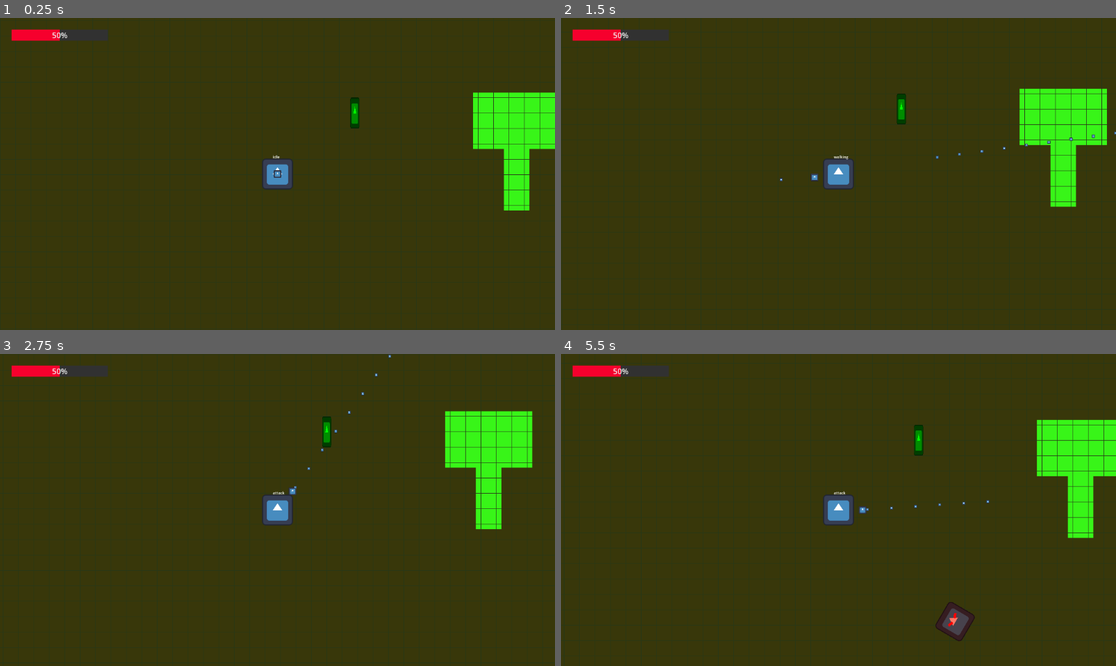
Above: before the commit, frames 1-4 (two rows, left to right).
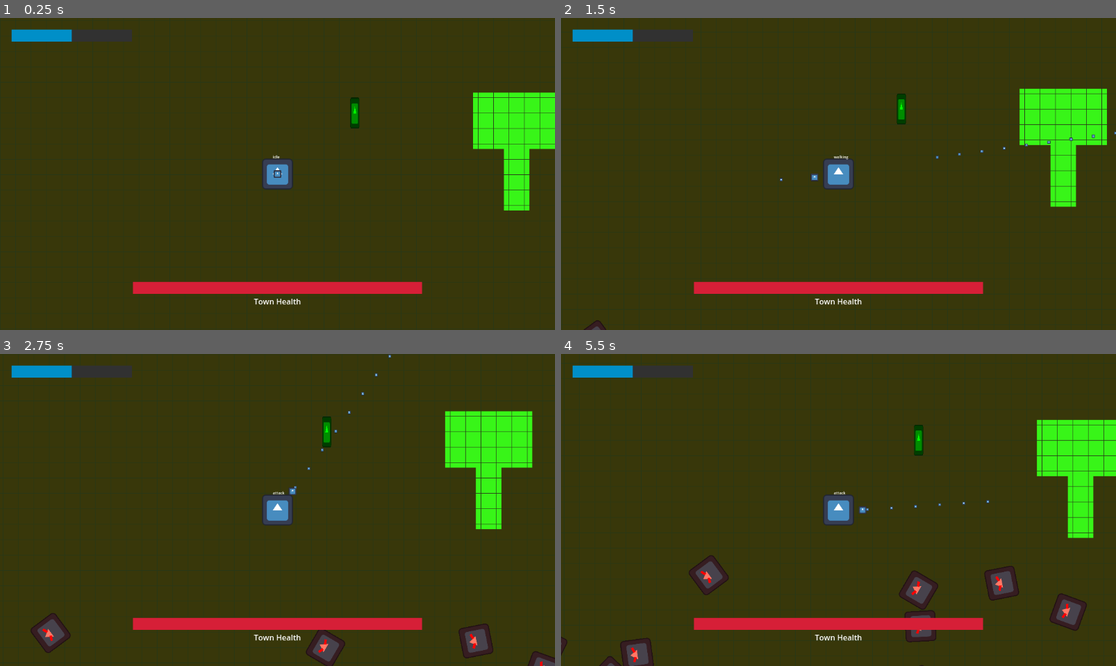
Above: after the commit, the same moments.

Repository: dnbroo/gameJAM
Game: Godot game, scene res://modules/levels/town/town.tscn
The game is run twice, just before and just after one commit, with the same random seed, the same clock (stepped at 60 frames per second) and the same inputs. The engine's default icon, where the game draws it, is replaced by a stand-in: a white triangle on a blue panel in a dark square.
Inputs (mouse positions are in pixels of both pictures, inside the frame that each line leads up to):
- Up to frame 1 (0.25 s): no input
- Up to frame 2 (1.5 s): tap Enter at 0.5 s; move the mouse to (960, 158) at 0.52 s; press the mouse at (960, 158) at 0.53 s; hold D (move_right) 0.53-1.28 s; move the mouse to (727, 189) at 1.27 s; release the mouse at (727, 189) at 1.28 s; hold S (move_down) from 1.28 s (still down); click (727, 189) at 1.35 s
- Up to frame 3 (2.75 s): move the mouse to (333, 441) at 2.02 s; release S (move_down) at 2.03 s; press the mouse at (333, 441) at 2.03 s; hold D (move_right) from 2.03 s (still down)
- Up to frame 4 (5.5 s): move the mouse to (810, 572) at 2.77 s; release D (move_right) at 2.78 s; release the mouse at (810, 572) at 2.78 s; hold W (move_up) 2.78-3.53 s; click (810, 572) at 2.85 s; move the mouse to (1005, 556) at 3.52 s; press the mouse at (1005, 556) at 3.53 s; hold A (move_left) 3.53-5.03 s; move the mouse to (672, 463) at 4.27 s; release the mouse at (672, 463) at 4.28 s; click (672, 463) at 4.35 s; move the mouse to (866, 510) at 5.02 s; press the mouse at (866, 510) at 5.03 s; hold S (move_down) from 5.03 s (still down)

The runs differ from the first frame. In frame 1, 2.8% of the frame differs, in the area x 2-77%, y 3-92%; in frame 2, 2.9%; in frame 3, 4.6%; in frame 4, 6.1%, in the area x 0-95%, y 3-100%.

Commit message:
added health and movement
enemies now move towards tower. enemies now have health and die. tower has health and dies.

Diff:
--- a/character.tscn
+++ b/character.tscn
@@ -55,14 +55,11 @@
 script = ExtResource("6_mlfs1")
 state_machine = NodePath("../StateMachine")
 
-[node name="aim_node" type="Node2D" parent="." node_paths=PackedStringArray("aim_sprite", "ray_aimcast")]
+[node name="aim_node" type="Node2D" parent="." node_paths=PackedStringArray("aim_sprite")]
 script = ExtResource("8_6s4h5")
 aim_sprite = NodePath("aim_Sprite")
-ray_aimcast = NodePath("../aim_cast")
 
 [node name="aim_Sprite" type="Sprite2D" parent="aim_node"]
 position = Vector2(100, 0)
 scale = Vector2(0.25, 0.25)
 texture = ExtResource("3_pne4i")
-
-[node name="aim_cast" type="RayCast2D" parent="."]
--- a/modules/UI/in_game_ui.tscn
+++ b/modules/UI/in_game_ui.tscn
@@ -1,10 +1,19 @@
-[gd_scene load_steps=3 format=3 uid="uid://8sjxnkq3anit"]
+[gd_scene load_steps=7 format=3 uid="uid://8sjxnkq3anit"]
+
+[ext_resource type="Script" path="res://modules/UI/town_health_bar.gd" id="1_15bh7"]
+[ext_resource type="Resource" uid="uid://ba4tc1n6p0jwg" path="res://modules/levels/level scripts/town_health.tres" id="2_a7hie"]
 
 [sub_resource type="StyleBoxFlat" id="StyleBoxFlat_1a18e"]
 bg_color = Color(0.192157, 0.192157, 0.192157, 1)
 
 [sub_resource type="StyleBoxFlat" id="StyleBoxFlat_yxydy"]
-bg_color = Color(0.964706, 0, 0.176471, 1)
+bg_color = Color(0, 0.560784, 0.784314, 1)
+
+[sub_resource type="StyleBoxFlat" id="StyleBoxFlat_ochvn"]
+bg_color = Color(0.2, 0.2, 0.2, 1)
+
+[sub_resource type="StyleBoxFlat" id="StyleBoxFlat_jh5df"]
+bg_color = Color(0.839216, 0.121569, 0.215686, 1)
 
 [node name="CanvasLayer" type="CanvasLayer"]
 
@@ -36,13 +45,14 @@
 layout_mode = 2
 
 [node name="ProgressBar" type="ProgressBar" parent="open/open/open/top content"]
-custom_minimum_size = Vector2(200, 0)
+custom_minimum_size = Vector2(250, 25)
 layout_mode = 2
 theme_override_styles/background = SubResource("StyleBoxFlat_1a18e")
 theme_override_styles/fill = SubResource("StyleBoxFlat_yxydy")
 max_value = 10.0
 step = 1.0
 value = 5.0
+show_percentage = false
 
 [node name="middle content" type="HBoxContainer" parent="open/open/open"]
 layout_mode = 2
@@ -51,6 +61,27 @@
 [node name="bottom content" type="HBoxContainer" parent="open/open/open"]
 custom_minimum_size = Vector2(0, 100)
 layout_mode = 2
+alignment = 1
+
+[node name="VBoxContainer" type="VBoxContainer" parent="open/open/open/bottom content"]
+layout_mode = 2
+alignment = 1
+
+[node name="ProgressBar" type="ProgressBar" parent="open/open/open/bottom content/VBoxContainer"]
+custom_minimum_size = Vector2(600, 25)
+layout_mode = 2
+theme_override_styles/background = SubResource("StyleBoxFlat_ochvn")
+theme_override_styles/fill = SubResource("StyleBoxFlat_jh5df")
+step = 1.0
+value = 50.0
+show_percentage = false
+script = ExtResource("1_15bh7")
+town_health = ExtResource("2_a7hie")
+
+[node name="Town Health" type="Label" parent="open/open/open/bottom content/VBoxContainer"]
+layout_mode = 2
+text = "Town Health"
+horizontal_alignment = 1
 
 [node name="ignore2" type="VBoxContainer" parent="open/open"]
 custom_minimum_size = Vector2(20, 0)
--- /dev/null
+++ b/modules/UI/town_health_bar.gd
@@ -0,0 +1,15 @@
+extends ProgressBar
+
+@export var town_health : Resource
+
+# Called when the node enters the scene tree for the first time.
+func _ready():
+	max_value = town_health.max_health
+	value = town_health.current_health
+	pass # Replace with function body.
+
+
+# Called every frame. 'delta' is the elapsed time since the previous frame.
+func _process(delta):
+	value = town_health.current_health
+	pass
--- a/modules/character/aim_node.gd
+++ b/modules/character/aim_node.gd
@@ -1,7 +1,6 @@
 extends Node2D
 
 @export var aim_sprite : Sprite2D
-@export var ray_aimcast : RayCast2D
 
 var direction_to_cursor : Vector2
 var screen_size : Vector2
@@ -21,8 +20,6 @@
 	mouse_position = get_global_mouse_position()
 	direction_to_cursor = global_position.direction_to(mouse_position)
 
-	ray_aimcast.target_position = mouse_position
-
 	aim_sprite.position = direction_to_cursor * 100
 	pass
 
--- a/modules/enemies/base_scripts/enemy_attack_sm.gd
+++ b/modules/enemies/base_scripts/enemy_attack_sm.gd
@@ -1,18 +1,41 @@
-extends RigidBody2D
+extends CharacterBody2D
 
 @export var health_node : enemy_health_node
+@export var max_speed : float
+@export var health_sprite : Polygon2D
+
+var has_health : bool
+
+func _ready():
+	pass
 
 func _physics_process(delta):
+	if GlobalReferences.center_tower != null:
+		#if enemy has health piece, move away from tower
+		if not has_health:
+			health_sprite.visible = false
+			velocity.x = move_toward(-global_position.x, GlobalReferences.center_tower.global_position.x, 1 * delta)
+			velocity.y = move_toward(-global_position.y, GlobalReferences.center_tower.global_position.y, 1 * delta)
+		#if enemy does not have health piece, move towards tower
+		else:
+			health_sprite.visible = true
+			velocity.x = move_toward(global_position.x, GlobalReferences.center_tower.global_position.x, 1 * delta)
+			velocity.y = move_toward(global_position.y, GlobalReferences.center_tower.global_position.y, 1 * delta)
+
+	velocity.x = clampf(velocity.x, -max_speed, max_speed)
+	velocity.y = clampf(velocity.y, -max_speed, max_speed)
+
+	move_and_slide()
 	pass
 
 
-func _on_body_shape_entered(body_rid, body, body_shape_index, local_shape_index):
+func _on_enemyarea_2d_area_shape_entered(area_rid, area, area_shape_index, local_shape_index):
+	if area.is_in_group('projectile'):
+		health_node.take_damage()
 	pass # Replace with function body.
 
 
-func _on_area_2d_area_shape_entered(area_rid, area, area_shape_index, local_shape_index):
-	print(area)
-	print(area.get_groups())
-	if area.is_in_group('projectile'):
-		health_node.take_damage()
+func _on_enemy_attack_area_body_entered(body):
+	if body.is_in_group('tower'):
+		has_health = true
 	pass # Replace with function body.
--- a/modules/enemies/enemy-1.tscn
+++ b/modules/enemies/enemy-1.tscn
@@ -17,12 +17,16 @@
 [sub_resource type="StyleBoxFlat" id="StyleBoxFlat_rjmpy"]
 bg_color = Color(0.917647, 0, 0, 1)
 
-[node name="enemy" type="RigidBody2D" node_paths=PackedStringArray("health_node")]
+[sub_resource type="RectangleShape2D" id="RectangleShape2D_4ta3n"]
+size = Vector2(180, 180)
+
+[node name="enemy" type="CharacterBody2D" node_paths=PackedStringArray("health_node", "health_sprite") groups=["enemy"]]
 collision_layer = 4
 collision_mask = 8
-gravity_scale = 0.0
 script = ExtResource("1_f7xxw")
 health_node = NodePath("health_node")
+max_speed = 100.0
+health_sprite = NodePath("Polygon2D")
 
 [node name="CollisionShape2D" type="CollisionShape2D" parent="."]
 position = Vector2(-0.5, -1)
@@ -66,4 +70,16 @@
 script = ExtResource("4_v0tlj")
 health_node = NodePath("../health_node")
 
-[connection signal="area_shape_entered" from="health_node/enemyarea2d" to="." method="_on_area_2d_area_shape_entered"]
+[node name="enemy_attack_area" type="Area2D" parent="."]
+collision_layer = 0
+collision_mask = 32
+
+[node name="CollisionShape2D" type="CollisionShape2D" parent="enemy_attack_area"]
+shape = SubResource("RectangleShape2D_4ta3n")
+
+[node name="Polygon2D" type="Polygon2D" parent="."]
+color = Color(1, 0, 0, 1)
+polygon = PackedVector2Array(53, 11, 82, 24, 92, 11, 54, -3)
+
+[connection signal="area_shape_entered" from="health_node/enemyarea2d" to="." method="_on_enemyarea_2d_area_shape_entered"]
+[connection signal="body_entered" from="enemy_attack_area" to="." method="_on_enemy_attack_area_body_entered"]
--- a/modules/enemies/enemy_spawn_controller.gd
+++ b/modules/enemies/enemy_spawn_controller.gd
@@ -40,8 +40,8 @@
 	mob.rotation = direction
 
 	# Choose the velocity for the mob.
-	var velocity = Vector2(randf_range(150.0, 250.0), 0.0)
-	mob.linear_velocity = velocity.rotated(direction)
+	#var velocity = Vector2(randf_range(150.0, 250.0), 0.0)
+	#mob.linear_velocity = velocity.rotated(direction)
 
 	# Spawn the mob by adding it to the Main scene.
 	mob_spawn_location.add_child(mob)
--- /dev/null
+++ b/modules/globals/global_references.gd
@@ -0,0 +1,3 @@
+extends Node
+
+var center_tower
--- /dev/null
+++ b/modules/levels/level scripts/tower_health_script.gd
@@ -0,0 +1,21 @@
+extends Node2D
+
+class_name tower_health_script
+
+@export var town_health : Resource
+
+# Called when the node enters the scene tree for the first time.
+func _ready():
+	pass # Replace with function body.
+
+
+# Called every frame. 'delta' is the elapsed time since the previous frame.
+func _process(delta):
+	pass
+
+
+func take_damage():
+	print('ouch!')
+	town_health.current_health -= 1
+	print(town_health.current_health)
+	pass
--- /dev/null
+++ b/modules/levels/level scripts/tower_initializer.gd
@@ -0,0 +1,17 @@
+extends CharacterBody2D
+
+@export var tower_health : Node2D
+
+func _ready():
+	GlobalReferences.center_tower = self
+	pass
+
+func _physics_process(delta):
+
+	move_and_slide()
+
+
+func _on_area_2d_body_entered(body):
+	if body.is_in_group('enemy'):
+		tower_health.take_damage()
+	pass # Replace with function body.
--- /dev/null
+++ b/modules/levels/level scripts/town_health.tres
@@ -0,0 +1,11 @@
+[gd_resource type="Resource" load_steps=2 format=3 uid="uid://ba4tc1n6p0jwg"]
+
+[sub_resource type="GDScript" id="GDScript_swkr7"]
+script/source = "@export var current_health : int = 10
+@export var max_health : int = 10
+"
+
+[resource]
+script = SubResource("GDScript_swkr7")
+current_health = 100
+max_health = 100
--- a/modules/levels/town/tower-town.tscn
+++ b/modules/levels/town/tower-town.tscn
@@ -1,11 +1,21 @@
-[gd_scene load_steps=3 format=3 uid="uid://4m6jto5thjq6"]
+[gd_scene load_steps=7 format=3 uid="uid://4m6jto5thjq6"]
 
+[ext_resource type="Script" path="res://modules/levels/level scripts/tower_initializer.gd" id="1_2rgvc"]
 [ext_resource type="Texture2D" uid="uid://06hvqtmxofew" path="res://icon.svg" id="1_4o82q"]
+[ext_resource type="Script" path="res://modules/levels/level scripts/tower_health_script.gd" id="3_6k1pd"]
+[ext_resource type="Resource" uid="uid://ba4tc1n6p0jwg" path="res://modules/levels/level scripts/town_health.tres" id="4_eokjh"]
 
 [sub_resource type="RectangleShape2D" id="RectangleShape2D_q3htn"]
 size = Vector2(38, 38)
 
-[node name="Tower" type="CharacterBody2D"]
+[sub_resource type="RectangleShape2D" id="RectangleShape2D_05glu"]
+size = Vector2(128, 128)
+
+[node name="Tower" type="CharacterBody2D" node_paths=PackedStringArray("tower_health") groups=["tower"]]
+collision_layer = 32
+collision_mask = 0
+script = ExtResource("1_2rgvc")
+tower_health = NodePath("tower_health")
 
 [node name="Sprite2D" type="Sprite2D" parent="."]
 modulate = Color(0, 1, 0, 1)
@@ -15,3 +25,17 @@
 [node name="CollisionShape2D" type="CollisionShape2D" parent="."]
 position = Vector2(0, 44)
 shape = SubResource("RectangleShape2D_q3htn")
+
+[node name="tower_health" type="Node2D" parent="."]
+script = ExtResource("3_6k1pd")
+town_health = ExtResource("4_eokjh")
+
+[node name="Area2D" type="Area2D" parent="tower_health"]
+collision_layer = 0
+collision_mask = 4
+
+[node name="CollisionShape2D" type="CollisionShape2D" parent="tower_health/Area2D"]
+position = Vector2(0, 44)
+shape = SubResource("RectangleShape2D_05glu")
+
+[connection signal="body_entered" from="tower_health/Area2D" to="." method="_on_area_2d_body_entered"]
--- a/modules/levels/town/town.tscn
+++ b/modules/levels/town/town.tscn
@@ -17,6 +17,9 @@
 mob_scene = ExtResource("3_cswdm")
 mob_spawn_timer = NodePath("mob_spawn_timer")
 
+[node name="mob_spawn_timer" parent="world/spawn_line" index="0"]
+wait_time = 0.3
+
 [node name="CharacterBody2D" parent="." index="1" instance=ExtResource("2_hyrvy")]
 position = Vector2(-321, 253)
 
--- a/project.godot
+++ b/project.godot
@@ -14,6 +14,10 @@
 run/main_scene="res://modules/levels/town/town.tscn"
 config/features=PackedStringArray("4.2", "Forward Plus")
 config/icon="res://icon.svg"
+
+[autoload]
+
+GlobalReferences="*res://modules/globals/global_references.gd"
 
 [input]
 
@@ -50,3 +54,4 @@
 2d_physics/layer_3="enemy"
 2d_physics/layer_4="projectiles"
 2d_physics/layer_5="aoe"
+2d_physics/layer_6="tower"
Not shown: 1 places in modules/enemies/enemy-1.tscn that only renumber resources
